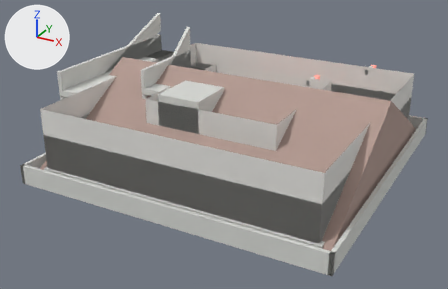
Two versions of the glTF model glb/building.glb, one commit apart.
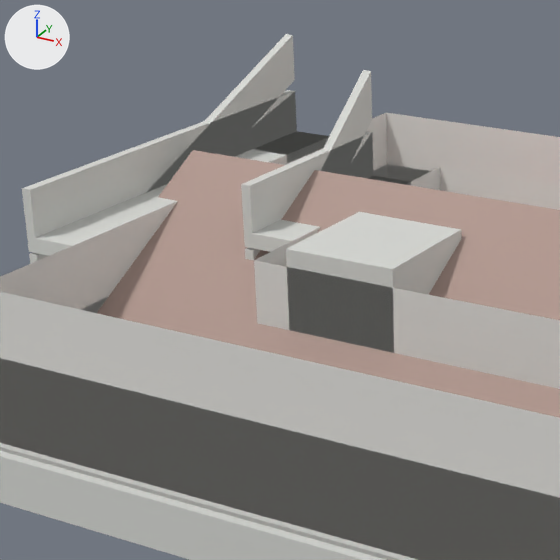
Each version appears first whole from a 50 mm lens placed at (3.12, -6.11, 3.16), pointed at (-0.14, -0.19, 0.2), and next in a close-up on the part from 11% to 58% of the width and 0% to 74% of the height. The axes (+X, +Y, +Z) are drawn at upper left. The lights are the same throughout. The older version's two pictures come first. Vertices at exactly the same position are counted once.

In view in the first close-up: 'fp1_base', 'fp1_exstair', 'fp1_exstair_base', 'fp2_base', 'fp2_exstair', 'fp2_exstair_base', 'fp2_fence', 'fp2_floor', 'fp2_roof2', 'fp2_roof_gable'.
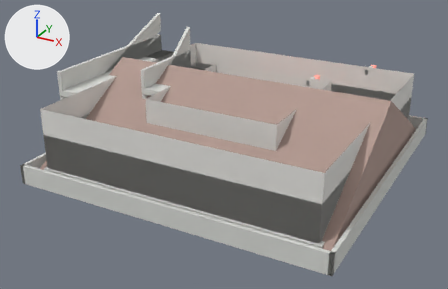
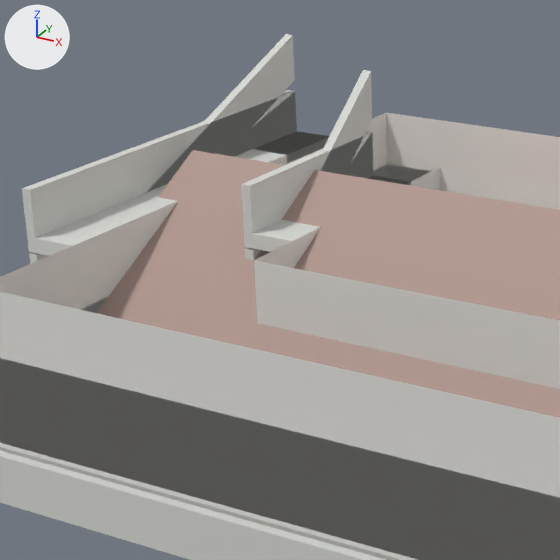
What changed in the scene script:
```text
Change me_fp2_roof_gable:
    used by ob_fp2_roof_gable; location = (0.0, 0.0, 0.0)
    remove me_fp2_roof_gable.from_pydata(...)  # 18 vertices, 28 faces; spans x -1.72..1.72, y -1.72..1.72, z 0.0..1.01
    add me_fp2_roof_gable.from_pydata(...)  # 10 vertices, 16 faces; spans x -1.72..1.72, y -1.72..1.72, z 0.0..1.01
    me_fp2_roof_gable part 1: the loose piece of 8 vertices spanning x -0.63..-0.12, y -0.8..-0.22, z 0.05..0.93 is deleted
```

What differs and where, as boxes [x1, y1, x2, y2] in the close-ups (560 x 560 px):
part 1 of me_fp2_roof_gable, deleted: before [286, 212, 461, 353]
